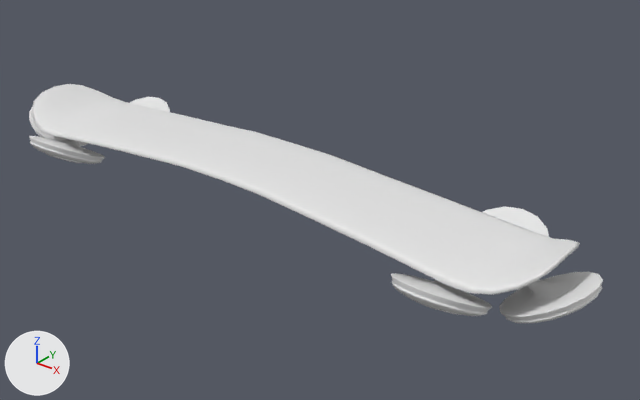
The FBX model Assets/hoverBoard.fbx: old version first, new version second.
Rendered twice from a 50 mm camera at (1.461, -1.672, 0.916) aimed at (0.119, 0.005, -0.124). Arrows for +X, +Y and +Z are at lower left; the lights stay in place. Materials are left out; every surface is plain grey. Where no turn or scale is listed for an object, it has been applied to the vertices.
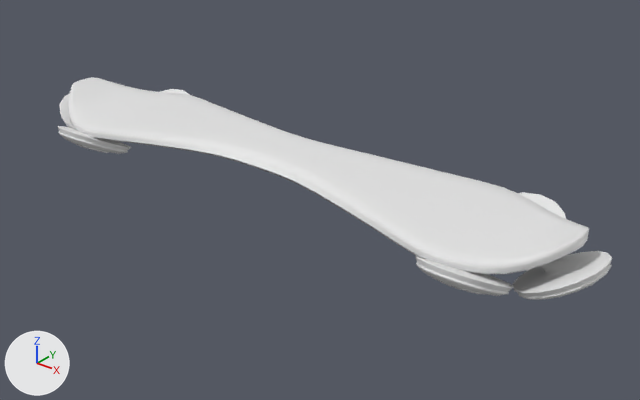
Where the change shows, as pixel boxes (x1, y1, x2, y2) in the pictures (640 x 400 px; the box of a moved part takes in the faces that stretch with it):
'polySurface1', reshaped, moved (7% shorter)
    before: (29, 84, 603, 323)
    after: (58, 77, 612, 300)
part 1 of me_mesh, moved or reshaped
    before: (483, 206, 549, 237)
    after: (519, 192, 566, 219)
part 2 of me_mesh, moved or reshaped
    before: (391, 273, 492, 316)
    after: (415, 255, 514, 296)
part 3 of me_mesh, moved or reshaped
    before: (499, 272, 603, 323)
    after: (512, 251, 612, 300)
part 4 of me_mesh, moved or reshaped
    before: (130, 97, 170, 112)
    after: (160, 89, 190, 95)
part 5 of me_mesh, moved or reshaped
    before: (29, 136, 105, 164)
    after: (58, 126, 131, 154)
part 6 of me_mesh, moved or reshaped
    before: (29, 108, 88, 146)
    after: (60, 94, 75, 129)
part 7 of me_mesh, added
    after: (68, 77, 589, 274)
part 8 of me_mesh, deleted
    before: (32, 84, 580, 295)

What the commit changed:
me_mesh is used by ob_polysurface1; location (0.0, -0.103, -0.199).
me_mesh had 5052 vertices, 4992 faces and spanned x -0.93..0.94, y -0.24..0.23, z 0.05..0.22.
me_mesh now has 4870 vertices, 4808 faces and spans x -0.91..0.91, y -0.24..0.23, z -0.15..0.01.
me_mesh part 1: the loose piece of 725 vertices spanning x 0.53..0.76, y -0.02..0.23, z 0.05..0.16 is moved by (0.0, 0.0, -0.2).
me_mesh part 2: the loose piece of 725 vertices spanning x 0.53..0.76, y -0.24..0.02, z 0.05..0.16 is moved by (0.0, 0.0, -0.2).
me_mesh part 3: the loose piece of 725 vertices spanning x 0.68..0.94, y -0.11..0.11, z 0.05..0.16 is moved by (-0.02, 0.0, -0.2).
me_mesh part 4: the loose piece of 725 vertices spanning x -0.76..-0.53, y -0.02..0.23, z 0.05..0.16 is moved by (0.0, 0.0, -0.2).
me_mesh part 5: the loose piece of 725 vertices spanning x -0.76..-0.53, y -0.24..0.02, z 0.05..0.16 is moved by (0.0, 0.0, -0.2).
me_mesh part 6: the loose piece of 725 vertices spanning x -0.93..-0.68, y -0.11..0.11, z 0.05..0.16 is moved by (0.02, 0.0, -0.2).
me_mesh part 7: a new loose piece of 486 vertices spanning x -0.86..0.85, y -0.2..0.2, z -0.06..0.01.
me_mesh part 8: the loose piece of 282 vertices spanning x -0.86..0.87, y -0.17..0.16, z 0.14..0.22 is deleted.
Object 'polySurface1' (ob_polysurface1) moves from (0.0, -0.103, -0.199) to (0.0, 0.0, 0.0).
